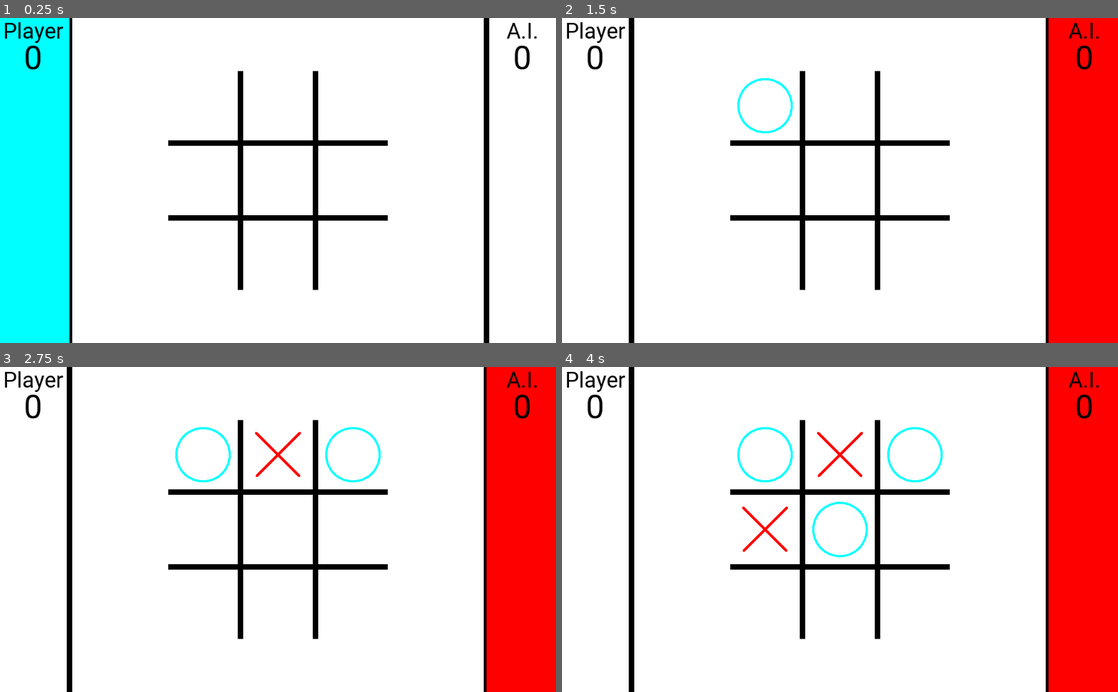
Above: before the commit, frames 1-4 (two rows, left to right).
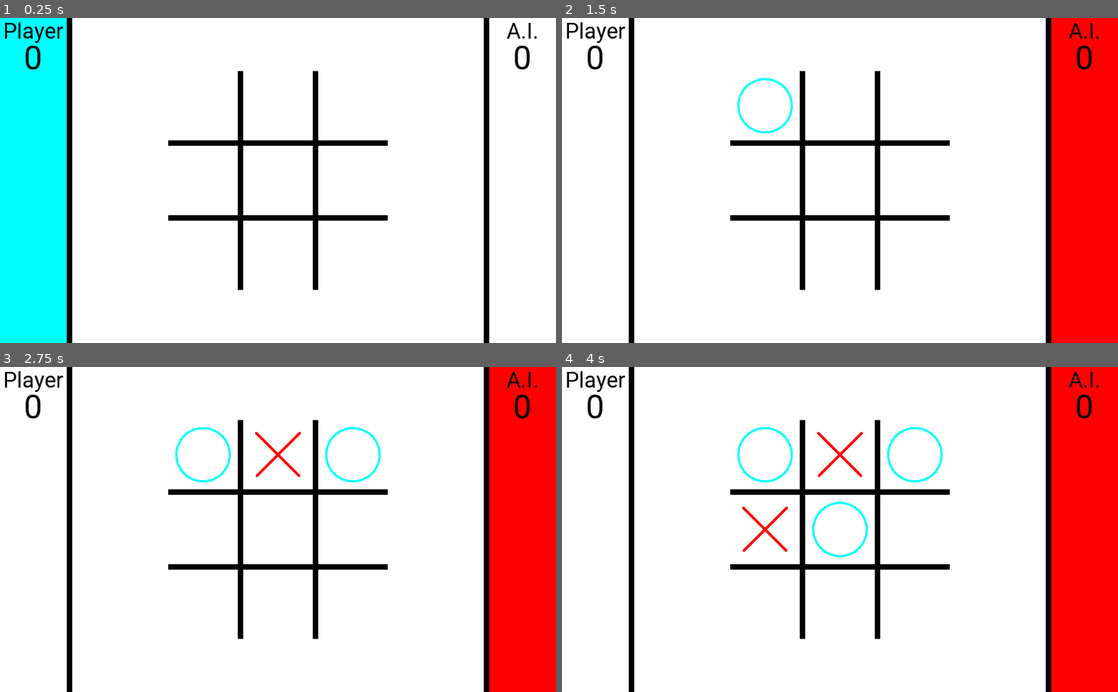
Above: after the commit, the same moments.

Repository: MGon025/CPSC481_Project
Game: Godot game, scene res://Board.tscn
The game is run twice, just before and just after one commit, with the same random seed, the same clock (stepped at 60 frames per second) and the same inputs. The project has no main scene, so this scene is started directly.
Inputs (mouse positions are in pixels of both pictures, inside the frame that each line leads up to):
- Up to frame 1 (0.25 s): no input
- Up to frame 2 (1.5 s): tap Enter at 0.5 s; move the mouse to (767, 105) at 0.52 s; click (767, 105) at 0.67 s; tap Space at 1.25 s; move the mouse to (840, 105) at 1.27 s; click (840, 105) at 1.42 s
- Up to frame 3 (2.75 s): tap Enter at 2 s; move the mouse to (350, 454) at 2.02 s; click (350, 454) at 2.17 s
- Up to frame 4 (4 s): tap Space at 2.75 s; move the mouse to (767, 529) at 2.77 s; click (767, 529) at 2.92 s; tap Enter at 3.5 s; move the mouse to (840, 529) at 3.52 s; click (840, 529) at 3.67 s

The runs differ from the first frame. In frame 1, 0.5% of the frame differs, in the area x 12-13%, y 0-100%; in frame 2, 0.5%; in frame 3, 0.5%; in frame 4, 0.5%.

Commit message:
fixed order of Stats nodes

Diff:
--- a/Board.tscn
+++ b/Board.tscn
@@ -38,27 +38,27 @@
 
 [node name="Stats" type="Node2D" parent="."]
 
-[node name="BorderLeft" type="Line2D" parent="Stats"]
-position = Vector2( 128, 300 )
-points = PoolVector2Array( 0, -300, 0, 300 )
-default_color = Color( 0, 0, 0, 1 )
-
 [node name="BGLeft" type="Line2D" parent="Stats"]
 position = Vector2( 64, 300 )
 points = PoolVector2Array( 0, -300, 0, 300 )
 width = 128.0
 default_color = Color( 0, 1, 1, 1 )
 
-[node name="BorderRight" type="Line2D" parent="Stats"]
-position = Vector2( 896, 300 )
-points = PoolVector2Array( 0, -300, 0, 300 )
-default_color = Color( 0, 0, 0, 1 )
-
 [node name="BGRight" type="Line2D" parent="Stats"]
 position = Vector2( 960, 300 )
 points = PoolVector2Array( 0, -300, 0, 300 )
 width = 128.0
 default_color = Color( 1, 0, 0, 1 )
+
+[node name="BorderLeft" type="Line2D" parent="Stats"]
+position = Vector2( 128, 300 )
+points = PoolVector2Array( 0, -300, 0, 300 )
+default_color = Color( 0, 0, 0, 1 )
+
+[node name="BorderRight" type="Line2D" parent="Stats"]
+position = Vector2( 896, 300 )
+points = PoolVector2Array( 0, -300, 0, 300 )
+default_color = Color( 0, 0, 0, 1 )
 
 [node name="Player1Name" type="Label" parent="Stats"]
 margin_right = 123.0
